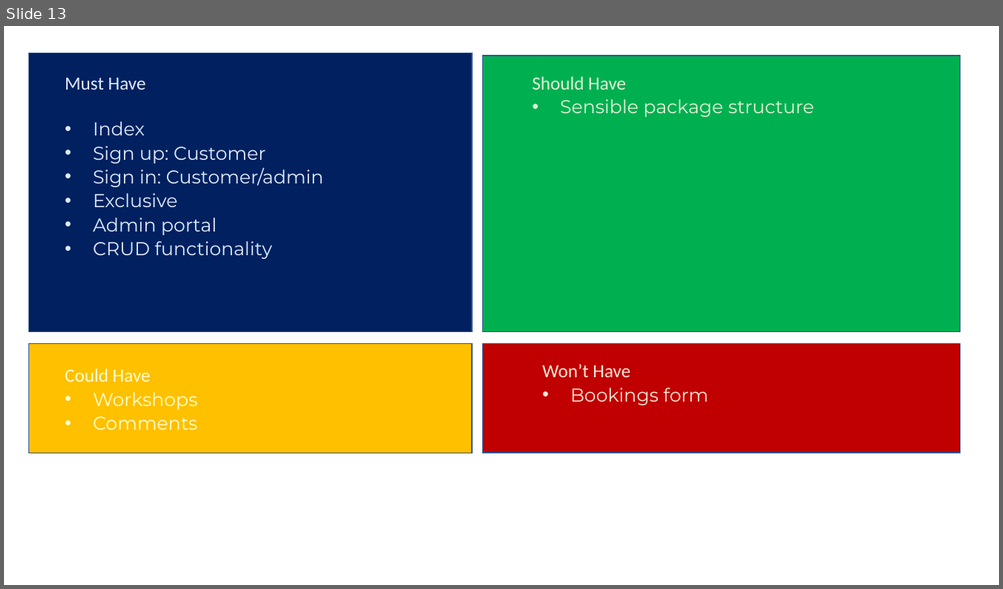
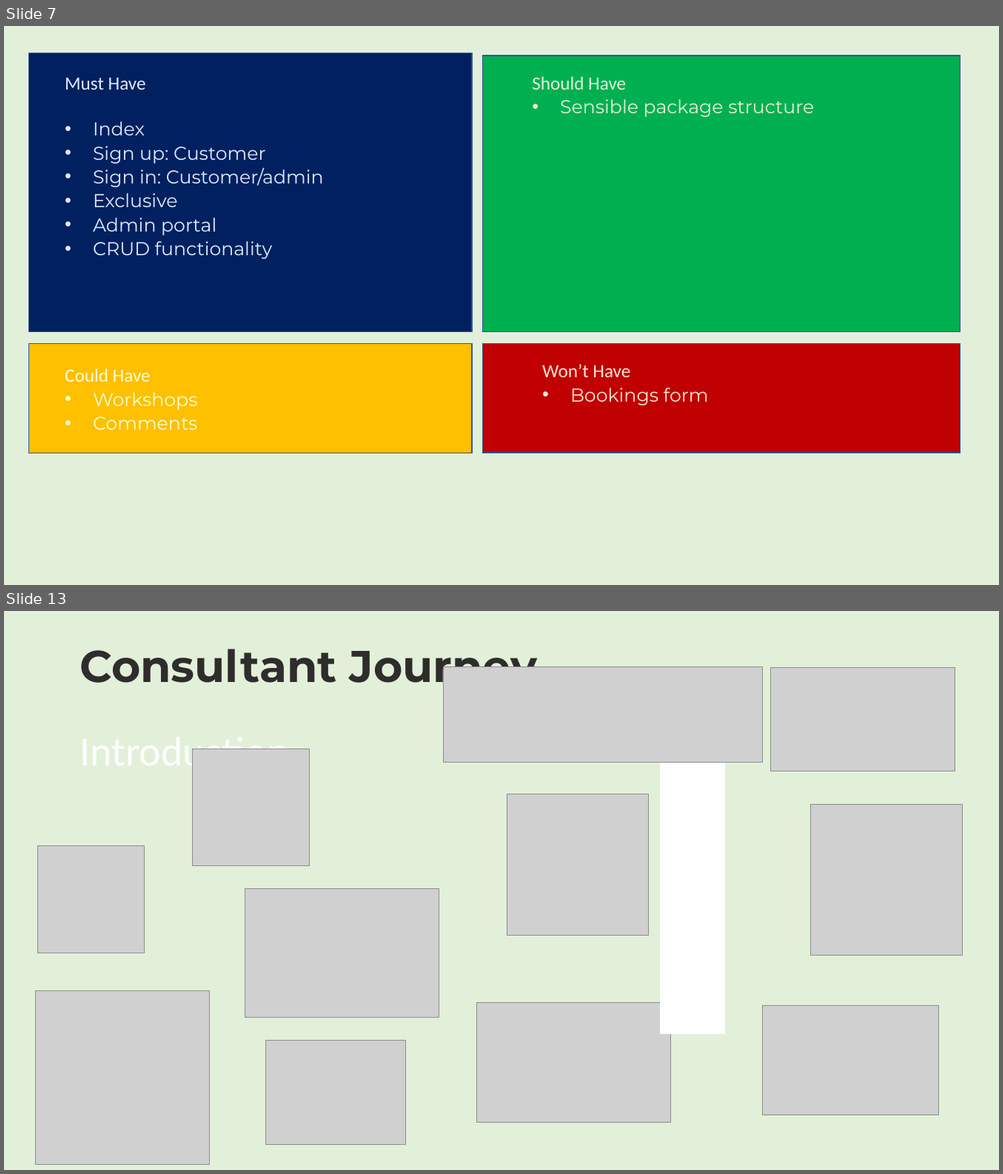
Before and after one commit to shivalasvegas/HobbyProject, a slide deck: PROJECT_FILES/hobbyProject_shefeltgood.pptx. Shown one above the other, each under a label of ours: slide 13 before the commit, slides 7 and 13 after it; the slides between them are not shown. The pictures are 1003x589 and 1003x1174 pixels, drawn with LibreOffice and Linux fonts; fonts in the diff are those of the drawing; grey boxes stand for pictures. Boxes give left, top, right and bottom in pixels: in the first picture for what was removed or moved away, otherwise in the second. Text is boxed around its words. In the diff, an @@ line names an element or a change of style, - is before the commit and + after.

Commit message:
SK - Powerpoint images update

```diff
--- a/PROJECT_FILES/hobbyProject_shefeltgood.pptx
+++ b/PROJECT_FILES/hobbyProject_shefeltgood.pptx
@@ slide 13 added at <box>4,611,999,1170</box>, background #E2F0D9 @@
@@ text added at <box>79,649,537,693</box>, 42.9 pt, text #2E2D2C, bold @@
+Consultant Journey
@@ picture added at <box>444,667,762,763</box> @@
@@ picture added at <box>771,668,956,772</box> @@
@@ rectangle added at <box>660,696,725,1034</box>, fill #FFFFFF, outline #FFFFFF 1 pt @@
@@ title added at <box>79,749,288,775</box>, 40 pt, text #FFFFFF @@
+Introduction
@@ picture added at <box>192,749,309,866</box> @@
@@ picture added at <box>507,794,649,936</box> @@
@@ picture added at <box>811,804,962,956</box> @@
@@ picture added at <box>37,846,145,954</box> @@
@@ picture added at <box>245,889,439,1017</box> @@
@@ picture added at <box>35,991,209,1165</box> @@
@@ picture added at <box>477,1003,671,1123</box> @@
@@ picture added at <box>762,1005,939,1116</box> @@
@@ picture added at <box>266,1041,405,1146</box> @@
@@ what was slide 13 is now slide 7 @@
@@ slide 7 changed as well @@
@@ background #FFFFFF to #E2F0D9 @@
```
Also in this commit, not shown: 4 other slides changed, 13 other slides added, 8 slides removed, 51 other files.
